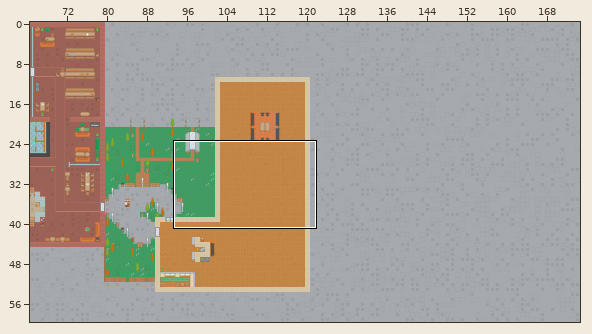
A Tiled map gets an edit: app/assets/MapLib.tmx. Above, an overview of the earlier version with the close-up marked.
Close-up. Before the edit:
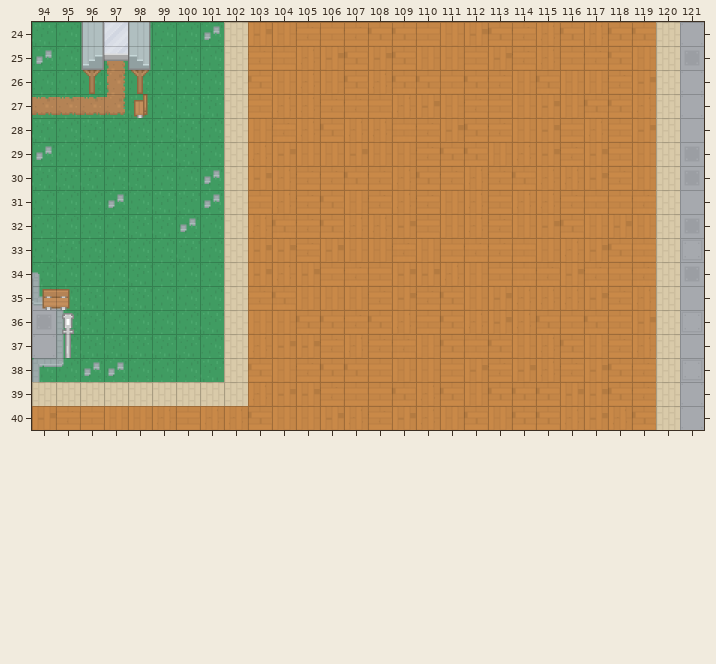
Cells are 64x64 px. Shown: x 94..121, y 24..40. The commit also changed other parts of the map, which this record leaves out.
The same view after the edit:
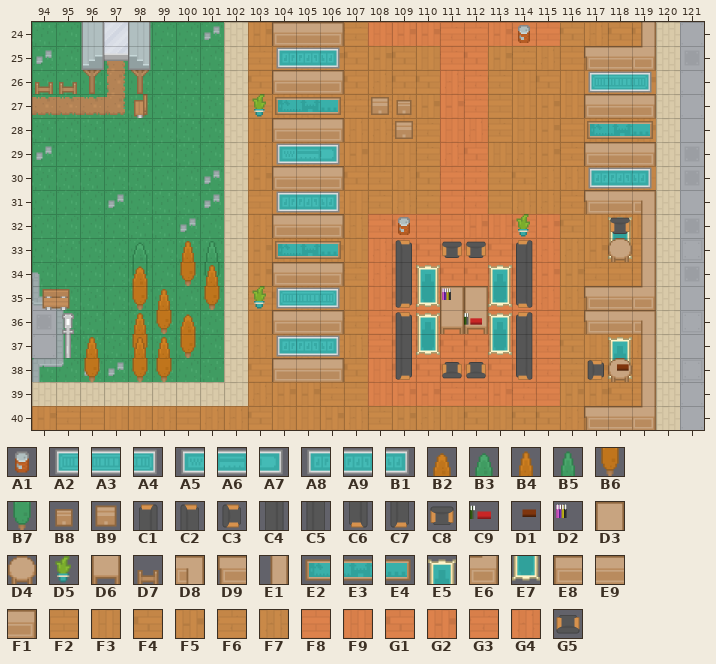
Key: from "City": A1 145, A2 182, A3 183, A4 184, A5 219, A6 220, A7 221, A8 256, A9 257, B1 258, B2 402, B3 403, B4 405, B5 406, B6 442, B7 443, B8 605, B9 606; from "Custom": C1 7, C2 8, C3 9, C4 17, C5 18, C6 27, C7 28, C8 29, C9 37, D1 49, D2 54; from "Indoor": D3 5, D4 7, D5 16, D6 57, D7 229, D8 351, D9 352, E1 377, E2 380, E3 381, E4 382, E5 411, E6 429, E7 437, E8 451, E9 452, F1 453; from "Shooter": F2 41, F3 42, F4 43, F5 44, F6 45, F7 46, F8 68, F9 69, G1 70, G2 71, G3 72, G4 73, G5 504.
__ is an empty cell, ## one hidden under a higher layer.
Diff:
Layer "Ground":
y 24: x 108..115 F4 F4 F2 F3 F5 F4 F6 F7 -> F9 G2 G2 G3 G3 G2 G3 F8
y 25: x 111..112 F3 F2 -> G3 G1
y 26: x 111..112 F2 F4 -> G4 G3
y 27: x 111..112 F3 F6 -> G2 G3
y 28: x 111..112 F5 F4 -> F9 G4
y 29: x 111..112 F4 F4 -> G4 G1
y 30: x 111..112 F6 F7 -> G3 G3
y 31: x 111..112 F3 F7 -> F8 G3
y 32: x 108..115 F7 F5 F2 F3 F7 F6 F3 F5 -> G3 G1 F8 F8 G2 F9 G1 G2
y 33: x 108..115 F3 F6 F3 F2 F6 F6 F2 F3 -> G4 G1 G1 G1 G1 G1 G1 G4
y 34: x 108..115 F2 F5 F5 F7 F3 F2 F2 F6 -> G4 G1 G1 G1 G1 G1 G1 G2
y 35: x 108..115 F6 F5 F6 F4 F3 F5 F7 F7 -> F9 G1 G1 ## ## G1 G1 G4
y 36: x 108..115 F4 F7 F2 F4 F7 F5 F7 F4 -> G3 G1 G1 G1 G1 G1 G1 G3
y 37: x 108..115 F6 F6 F3 F4 F2 F4 F3 F7 -> G3 G1 G1 G1 G1 G1 G1 G3
y 38: x 108..115 F2 F3 F3 F2 F5 F6 F5 F7 -> F9 G1 G1 G1 G1 G1 G1 G3
y 39: x 108..115 F2 F4 F7 F4 F3 F4 F4 F4 -> F9 G2 G2 G3 G3 G2 G3 F8
Layer "Environment":
y 24: x 114 __ -> A1
y 26: x 94..95 __ __ -> D7 D7
y 27: x 108..109 __ __ -> B9 B8
y 28: x 109 __ -> B9
y 32: x 109 __ -> A1
y 33: x 98 __ -> B3; x 100..101 __ __ -> B4 B5
y 34: x 98 __ -> B7; x 100..101 __ __ -> B6 B7
y 35: x 98..99 __ __ -> B6 B4; x 101 __ -> B6
y 36: x 98..100 __ __ __ -> B4 B6 B2
y 37: x 96 __ -> B4; x 98..100 __ __ __ -> B6 B4 B6
y 38: x 96 __ -> B6; x 98..99 __ __ -> B6 B6
Layer "Carpet":
y 25: x 104..106 __ __ __ -> A8 A9 B1
y 26: x 117..119 __ __ __ -> A2 A3 A4
y 27: x 104..106 __ __ __ -> E2 E3 E4
y 28: x 117..119 __ __ __ -> E2 E3 E4
y 29: x 104..106 __ __ __ -> A5 A6 A7
y 30: x 117..119 __ __ __ -> A8 A9 B1
y 31: x 104..106 __ __ __ -> A8 A9 B1
y 32: x 118 __ -> E5
y 33: x 104..106 __ __ __ -> E2 E3 E4; x 118 __ -> E7
y 34: x 110 __ -> E5; x 113 __ -> E5
y 35: x 104..106 __ __ __ -> A2 A3 A4; x 110 __ -> E7; x 113 __ -> E7
y 36: x 110 __ -> E5; x 113 __ -> E5
y 37: x 104..106 __ __ __ -> A8 A9 B1; x 110 __ -> E7; x 113 __ -> E7; x 118 __ -> E5
y 38: x 118 __ -> E7
Layer "Tables":
y 24: x 104..106 __ __ __ -> E8 E9 F1; x 119 __ -> E1
y 25: x 117..119 __ __ __ -> D9 E9 E6
y 26: x 104..106 __ __ __ -> E8 E9 F1
y 27: x 117..119 __ __ __ -> E8 E9 F1
y 28: x 104..106 __ __ __ -> E8 E9 F1
y 29: x 117..119 __ __ __ -> E8 E9 F1
y 30: x 104..106 __ __ __ -> E8 E9 F1
y 31: x 117..119 __ __ __ -> D9 E9 D8
y 32: x 104..106 __ __ __ -> E8 E9 F1; x 118..119 __ __ -> C8 E1
y 33: x 109 __ -> C2; x 111..112 __ __ -> C8 C8; x 114 __ -> C1; x 118..119 __ __ -> D4 E1
y 34: x 104..106 __ __ __ -> E8 E9 F1; x 109 __ -> C5; x 114 __ -> C4; x 119 __ -> E1
y 35: x 109 __ -> C7; x 111..112 __ __ -> D3 D3; x 114 __ -> C6; x 117..119 __ __ __ -> D9 E9 E6
y 36: x 104..106 __ __ __ -> E8 E9 F1; x 109 __ -> C2; x 111..112 __ __ -> D6 D6; x 114 __ -> C1; x 117..119 __ __ __ -> D9 E9 D8
y 37: x 109 __ -> C5; x 114 __ -> C4; x 119 __ -> E1
y 38: x 104..106 __ __ __ -> E8 E9 F1; x 109 __ -> C7; x 111..112 __ __ -> G5 G5; x 114 __ -> C6; x 117..119 __ __ __ -> C3 D4 E1
y 39: x 119 __ -> E1
y 40: x 117..119 __ __ __ -> D9 E9 E6
Layer "Ontop":
y 27: x 103 __ -> D5
y 32: x 114 __ -> D5
y 34: x 98 __ -> B2; x 101 __ -> B4
y 35: x 103 __ -> D5; x 111 __ -> D2
y 36: x 112 __ -> C9
y 37: x 98 __ -> B4
y 38: x 118 __ -> D1
